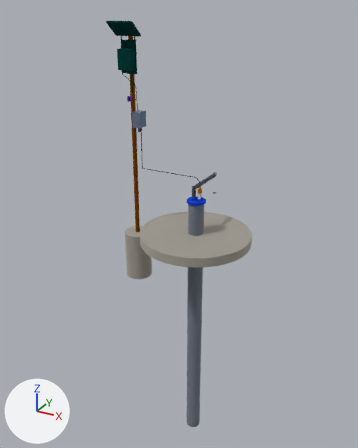
A saved change to the glTF model media/model.glb.
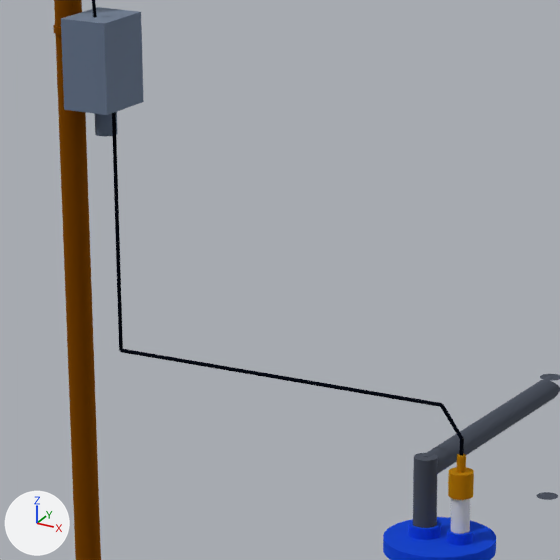
The first picture shows the older version from a camera (50 mm lens) standing at (2.19, -4.35, 2.33) and looking at (-0.26, 0.09, 0.11). The close-ups show the older and then the newer version on the part from 34% to 61% of the width and 24% to 45% of the height of that picture. Only the edits that show in the close-ups are written down. The axes (+X, +Y, +Z) are drawn at lower left. The lights are the same throughout. Where no turn or scale is listed for an object, it has been applied to the vertices.

Before the edit, the objects in view are built like this:
```python
me_mounting_post_and_clamps = bpy.data.meshes.new('Mounting post and clamps')
me_mounting_post_and_clamps.from_pydata(...)  # 1512 vertices, 3020 faces; spans x -0.78..-0.72, y -0.03..0.03, z -0.6..2.1
me_mounting_post_and_clamps.materials.append(mat_mat_13)  # brown #a16207
me_vented_cable_with_desiccant_end = bpy.data.meshes.new('Vented cable with desiccant end')
me_vented_cable_with_desiccant_end.from_pydata(...)  # 1506 vertices, 3004 faces; spans x -0.81..0.04, y -0.09..0.0, z -1.73..1.73
me_vented_cable_with_desiccant_end.materials.append(mat_mat_5)  # black #111827
me_wellhead_seal_plate_and_glands = bpy.data.meshes.new('Wellhead seal plate and glands')
me_wellhead_seal_plate_and_glands.from_pydata(...)  # 1260 vertices, 2524 faces; spans x -0.1..0.1, y -0.1..0.1, z 0.45..0.495
me_wellhead_seal_plate_and_glands.materials.append(mat_mat_7)  # blue #2563eb
ob_mounting_post_and_clamps = bpy.data.objects.new('Mounting post and clamps', me_mounting_post_and_clamps)
ob_mounting_post_and_clamps.location = (0.0, 0.0, 0.0)
ob_vented_cable_with_desiccant_end = bpy.data.objects.new('Vented cable with desiccant end', me_vented_cable_with_desiccant_end)
ob_vented_cable_with_desiccant_end.location = (0.0, 0.0, 0.0)
ob_wellhead_seal_plate_and_glands = bpy.data.objects.new('Wellhead seal plate and glands', me_wellhead_seal_plate_and_glands)
ob_wellhead_seal_plate_and_glands.location = (0.0, 0.0, 0.0)
# also in view: 'Access tube, 25 mm PVC, slotted' at (0.04, 0.0, -0.7); 'Existing pump and riser (not in kit)' at (-0.03, 0.25, -0.99); 'Tube cap and cable hanger' at (0.04, 0.0, 0.6); 'Junction box with desiccant breather' at (-0.68, 0.0, 1.22)
```
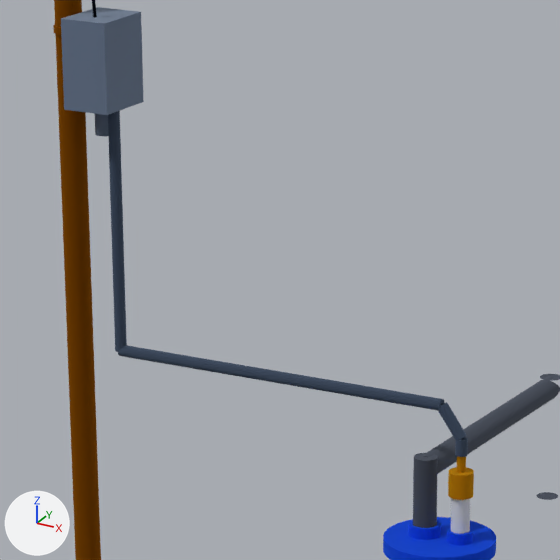
Location of each change, [x1, y1, x2, y2] in pixels of the close-ups (560 x 560 px):
'Surface cable conduit, galvanized', added: after [108, 111, 468, 457]
'Vented cable with desiccant end', unchanged, covered by the edit: before [92, 0, 464, 456]; after [92, 0, 464, 439]

Edits to the bpy script that builds the scene:
```text
Add mat_mat_14:
    mat_mat_14 = principled_material('mat_14')
    mat_mat_14.base_color = (0.127, 0.175, 0.258)  # blue #64748b
    mat_mat_14.metallic = 1.0
    mat_mat_14.roughness = 1.0
Add me_surface_cable_conduit__galvanized:
    me_surface_cable_conduit__galvanized.from_pydata(...)  # 856 vertices, 1708 faces; spans x -0.672..0.051, y -0.011..0.011, z 0.635..1.17
    me_surface_cable_conduit__galvanized.materials.append(mat_mat_14)  # blue #64748b
Add ob_surface_cable_conduit__galvanized:
    ob_surface_cable_conduit__galvanized = bpy.data.objects.new('Surface cable conduit, galvanized', me_surface_cable_conduit__galvanized)
    ob_surface_cable_conduit__galvanized.location = (0.0, 0.0, 0.0)
```
